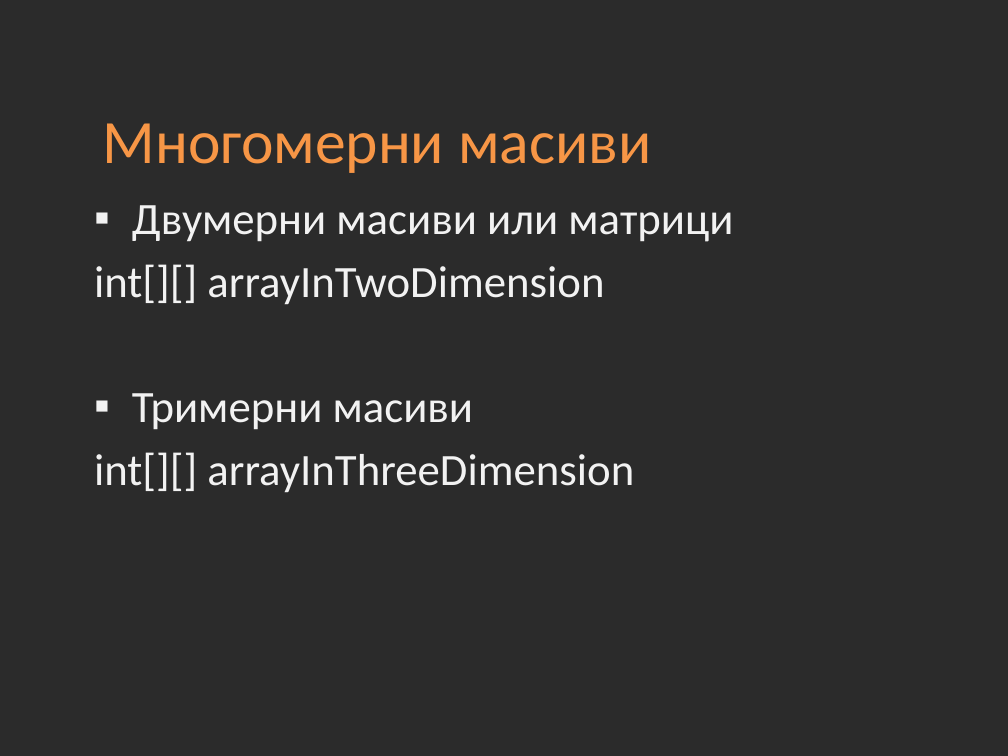
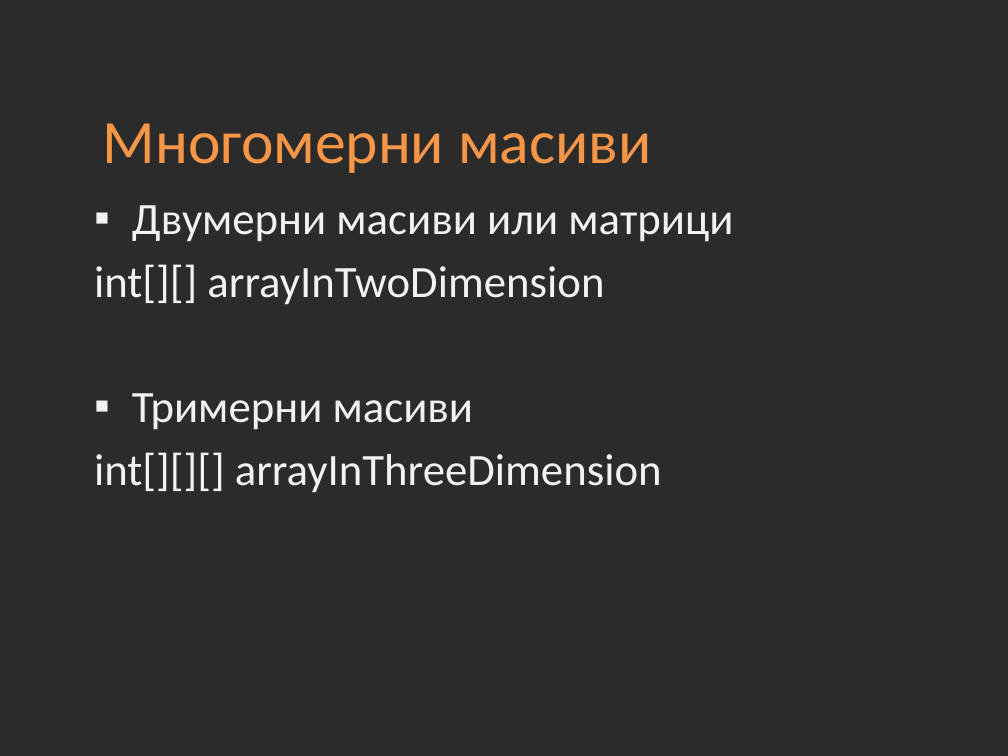
Before and after one commit to Academy-Soft-Intellect/Java-Course, a slide deck: slide 16 of 05-Arrays.pptx. Drawn at 1008x756 pixels with LibreOffice and Linux fonts; fonts in the diff are those of the drawing; background and template pictures are left out; a plain dark background stands for a picture behind light text. Boxes give left, top, right and bottom in pixels: in the first picture for what was removed or moved away, otherwise in the second. Text is boxed around its words. In the diff, an @@ line names an element or a change of style, - is before the commit and + after.

Commit message:
Added Lecture 6 and examples.

```diff
--- a/05-Arrays.pptx
+++ b/05-Arrays.pptx
@@ text at [94, 452, 662, 493]: text changed @@
-int[][] arrayInThreeDimension
+int[][][] arrayInThreeDimension
```
Also in this commit, not shown: 42 other files.
